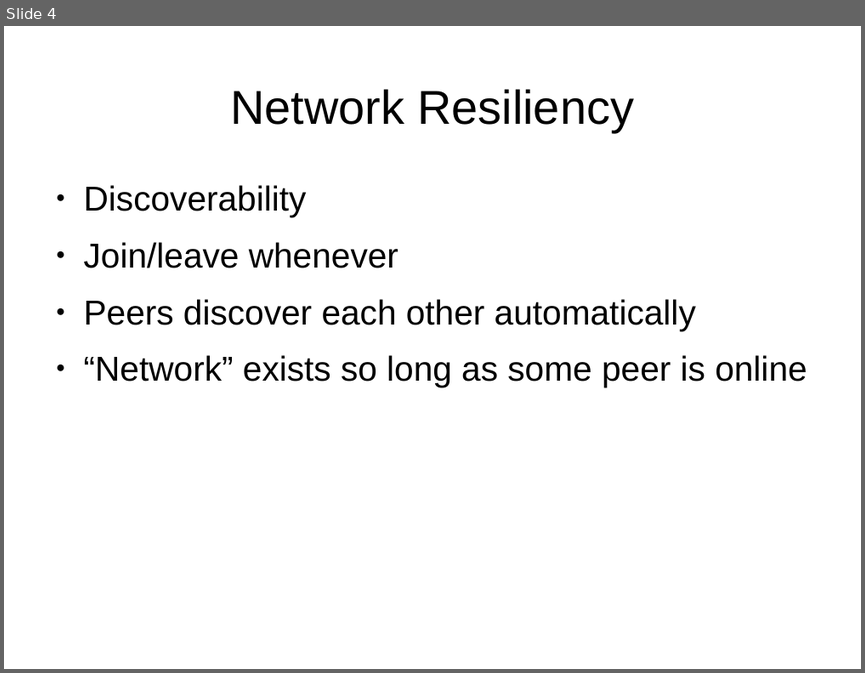
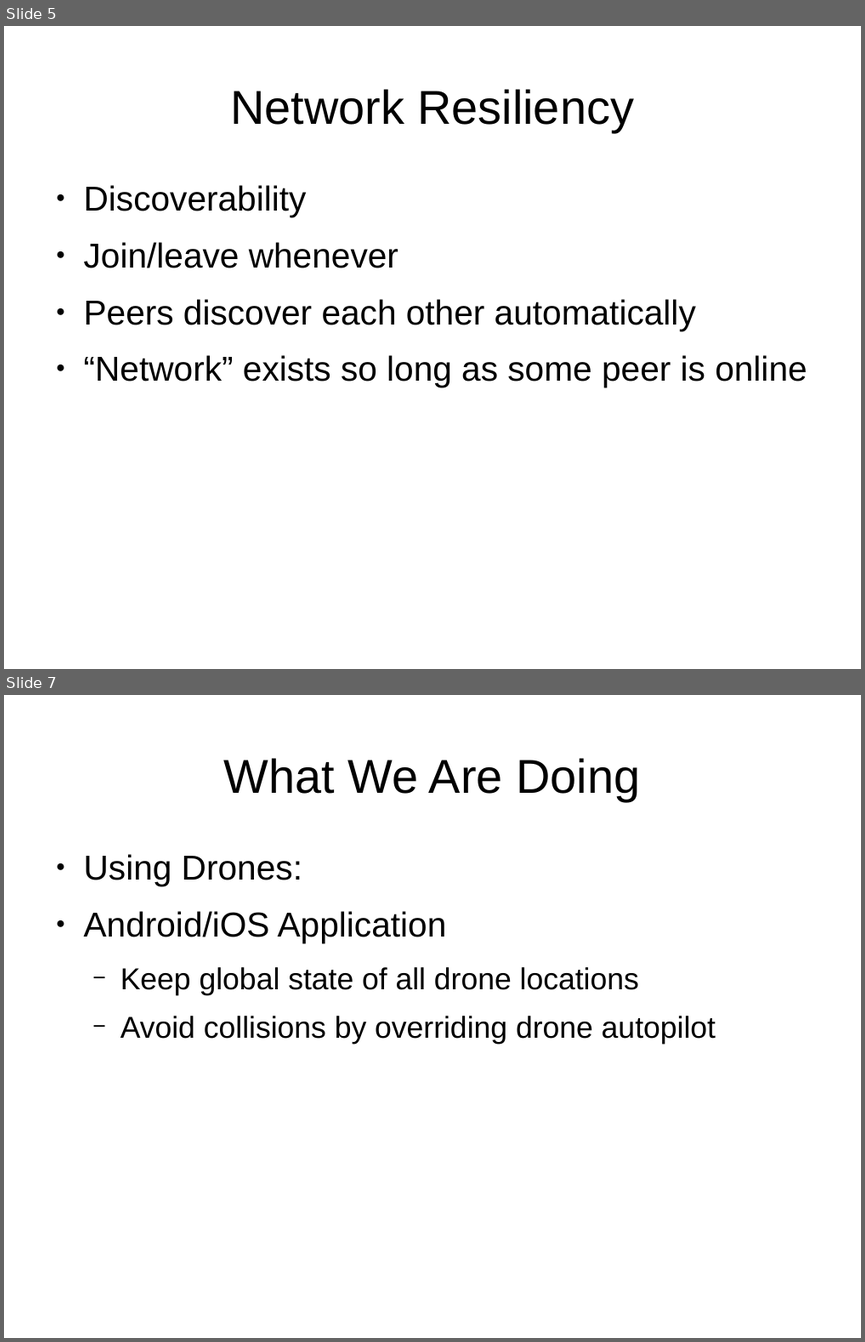
Before and after one commit to andrewazores/Capstone, a slide deck: documentation/problem_statement_presentation.odp. Shown one above the other, each under a label of ours: slide 4 before the commit, slides 5 and 7 after it; the slides between them are not shown. The pictures are 865x673 and 865x1342 pixels, drawn with LibreOffice and Linux fonts; fonts in the diff are those of the drawing. Boxes give left, top, right and bottom in pixels: in the first picture for what was removed or moved away, otherwise in the second. Text is boxed around its words. In the diff, an @@ line names an element or a change of style, - is before the commit and + after.

Commit message:
Updated Problem Statement Presentation
Refactored the problem statement presentation into an Elevator Pitch
format.

answered questions the prof asked to other groups

```diff
--- a/documentation/problem_statement_presentation.odp
+++ b/documentation/problem_statement_presentation.odp
@@ slide 7 added at (x1=4, y1=695, x2=861, y2=1338), background #FFFFFF @@
@@ title added at (x1=224, y1=758, x2=640, y2=801), 44 pt, text #000000 @@
+What We Are Doing
@@ text added at (x1=84, y1=854, x2=715, y2=1043), 28 pt, text #000000 @@
+● Using Drones:
+● Android/iOS Application
+  − Keep global state of all drone locations
+  − Avoid collisions by overriding drone autopilot
@@ what was slide 4 is now slide 5 @@
```
Also in this commit, not shown: 3 slides changed, 3 other slides added, 1 slide removed.
